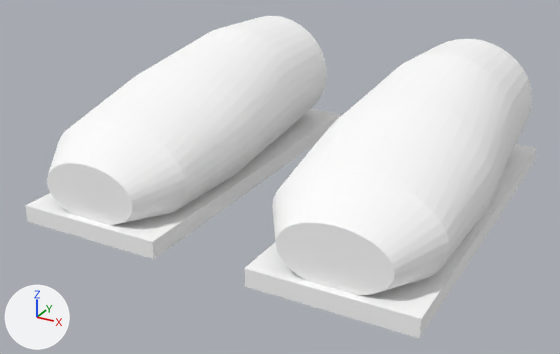
An edit to the glTF model public/3d/models/feet_sabo_f.glb, drawn before and after from the same camera.
One viewpoint serves both versions: a 50 mm lens placed at (0.235, -0.511, 0.237), pointed at (-0.008, -0.069, 0.016). Arrows for +X, +Y and +Z are at lower left; the lights stay in place. The first picture is the older version.

In view in the first picture: 'feet_sabo'.
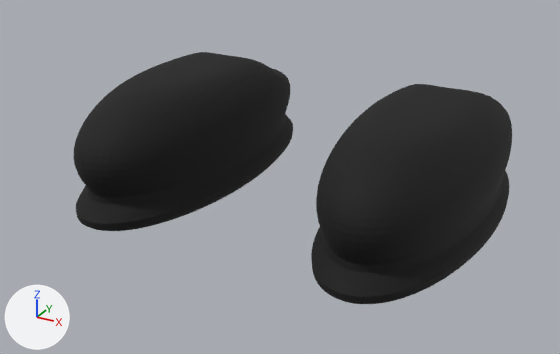
Boxes [x1, y1, x2, y2] around the edits, measured in the pictures (560 x 354 px):
'feet_sabo', recoloured, reshaped (14% narrower, 22% shorter): before [25, 16, 537, 339]; after [74, 52, 512, 304]
part 1 of me_feet_sabo, rebuilt (22% narrower, 14% shorter): before [47, 16, 327, 225]; after [74, 52, 293, 231]
part 2 of me_feet_sabo, rebuilt (23% narrower, 14% shorter): before [272, 39, 532, 295]; after [311, 84, 512, 304]
part 3 of me_feet_sabo, deleted: before [25, 109, 340, 259]
part 4 of me_feet_sabo, deleted: before [244, 145, 537, 339]

What the commit changed:
Material 'fabric' (mat_fabric) changes colour from white #ffffff to black #0d0d0d; in linear values from (1.0, 1.0, 1.0) to (0.00392, 0.00392, 0.00392).
me_feet_sabo is used by ob_feet_sabo; location (0.0, 0.0, 0.0).
me_feet_sabo had 500 vertices, 984 faces and spanned x -0.143..0.143, y -0.185..0.085, z 0.0..0.1.
me_feet_sabo now has 9656 vertices, 19160 faces and spans x -0.142..0.142, y -0.177..0.071, z -0.01..0.082.
me_feet_sabo part 1: the loose piece of 242 vertices spanning x -0.143..-0.027, y -0.18..0.08, z 0.012..0.1 is rebuilt with 4828 vertices and now spans x -0.142..-0.038, y -0.177..0.071, z -0.01..0.082.
me_feet_sabo part 2: the loose piece of 242 vertices spanning x 0.027..0.143, y -0.18..0.08, z 0.012..0.1 is rebuilt with 4828 vertices and now spans x 0.038..0.142, y -0.177..0.071, z -0.01..0.082.
me_feet_sabo part 3: the loose piece of 8 vertices spanning x -0.138..-0.032, y -0.185..0.085, z 0.0..0.012 is deleted.
me_feet_sabo part 4: the loose piece of 8 vertices spanning x 0.032..0.138, y -0.185..0.085, z 0.0..0.012 is deleted.
